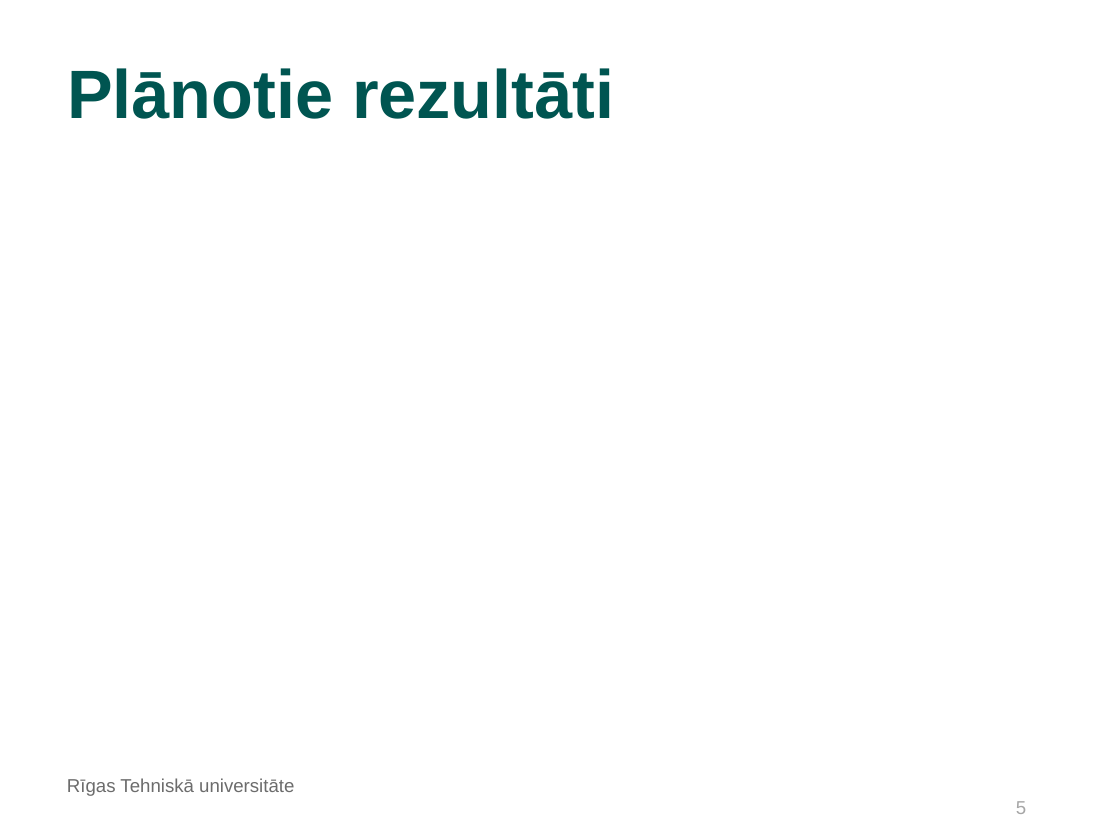
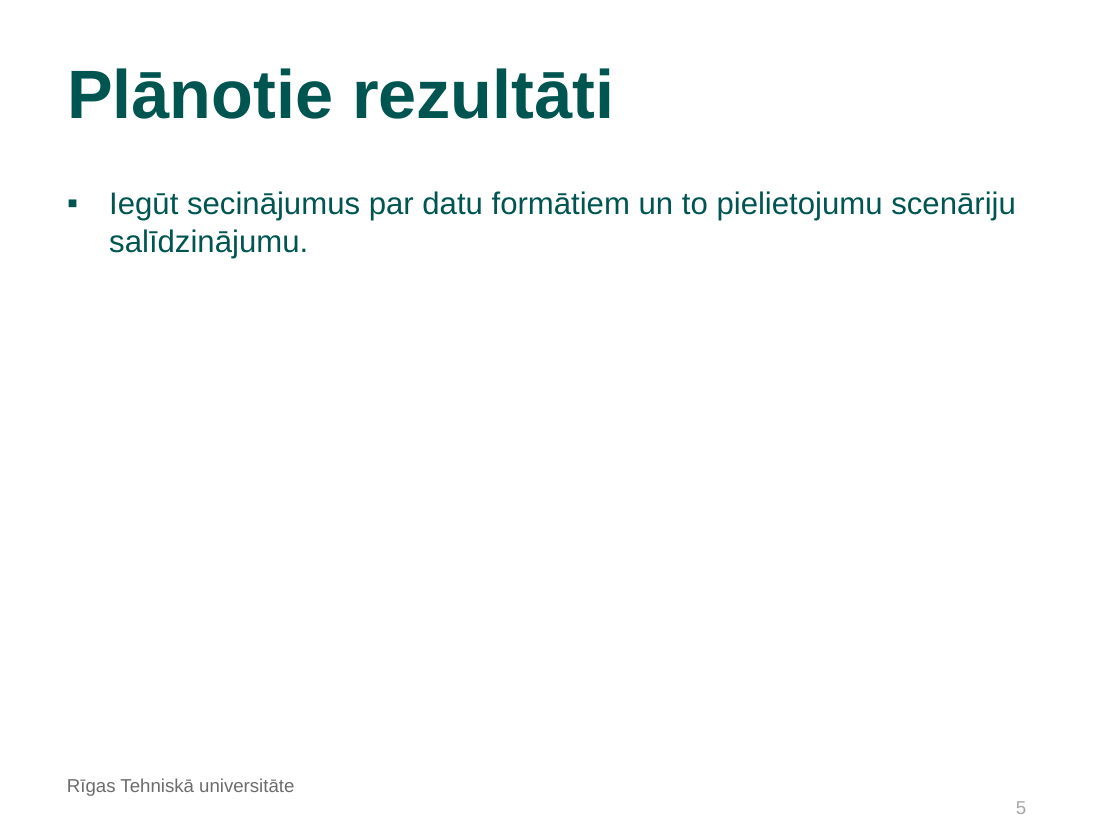
Before and after one commit to kamikaze/rtu-bachelor-tasks, a slide deck: slide 5 of docs/Šablons_Bakalaura_darba_priekšaizstāvēšanai.odp. Drawn at 1120x840 pixels with LibreOffice and Linux fonts; fonts in the diff are those of the drawing; background and template pictures are left out. Boxes give left, top, right and bottom in pixels: in the first picture for what was removed or moved away, otherwise in the second. Text is boxed around its words. In the diff, an @@ line names an element or a change of style, - is before the commit and + after.

```diff
--- a/docs/Šablons_Bakalaura_darba_priekšaizstāvēšanai.odp
+++ b/docs/Šablons_Bakalaura_darba_priekšaizstāvēšanai.odp
@@ text added at (109,191,1016,258), 20 pt, text #005551 @@
+▪ Iegūt secinājumus par datu formātiem un to pielietojumu scenāriju salīdzinājumu.
```
Also in this commit, not shown: 8 other slides changed, 2 slides added, 2 slides removed, 26 other files.
